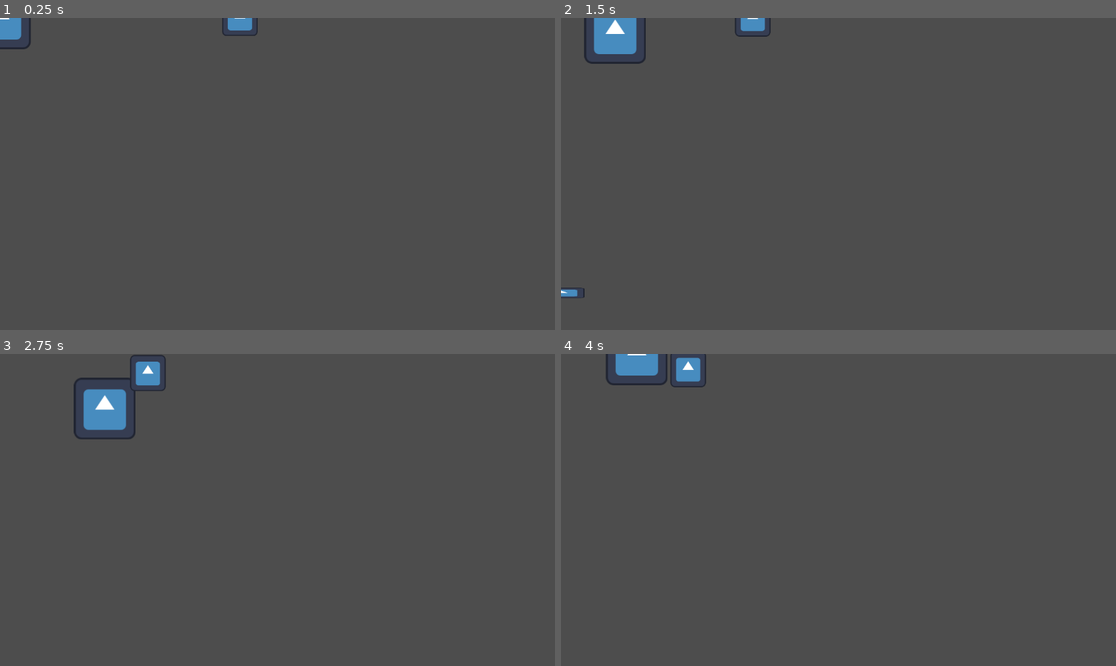
Above: before the commit, frames 1-4 (two rows, left to right).
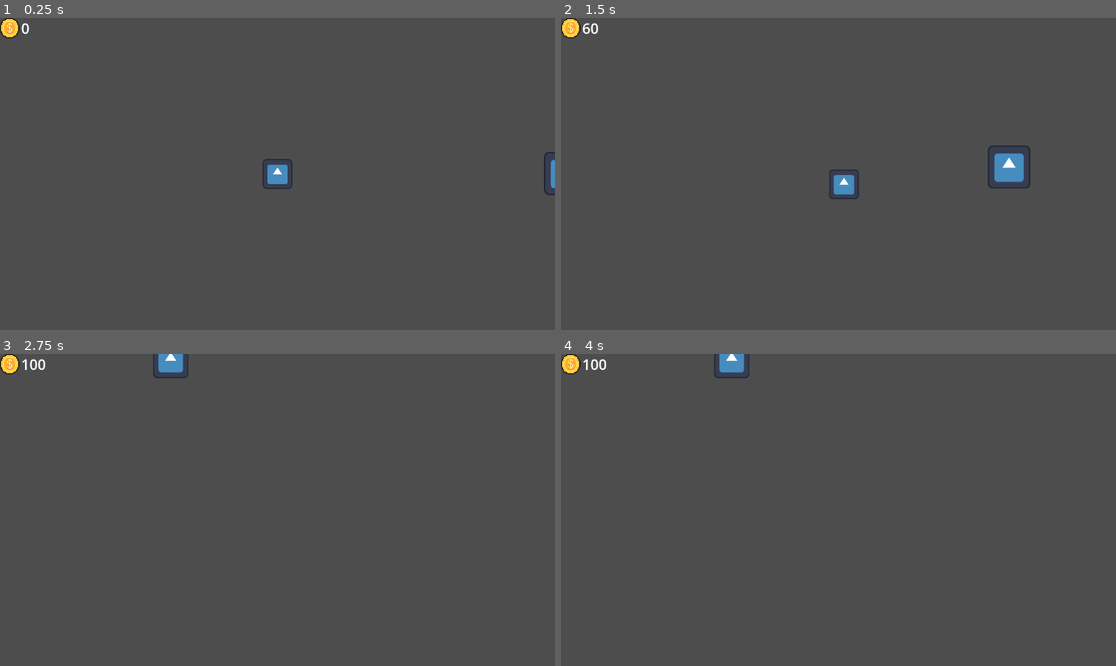
Above: after the commit, the same moments.

Repository: Diviyan20/GGJ
Game: Godot game, scene res://Scene/test_scene.tscn
Two runs of this game, one before a commit and one after it. Both use one fixed random seed, a clock stepped at 60 frames per second and the inputs below. The engine's default icon, where the game draws it, is replaced by a stand-in: a white triangle on a blue panel in a dark square.
Inputs:
- Up to frame 1 (0.25 s): no input
- Up to frame 2 (1.5 s): tap Enter (ui_accept) at 0.5, 0.77, 0.8, 1.07, 1.35 s; hold Right (ui_right) 0.53-1.28 s; hold Space (Attack) 0.53-1.28 s; hold Down (ui_down) from 1.28 s (still down)
- Up to frame 3 (2.75 s): tap Enter (ui_accept) at 1.52, 1.82, 2.3 s; tap Space (Attack) at 1.55 s; release Down (ui_down) at 2.03 s; hold Right (ui_right) from 2.03 s (still down); hold Space (Attack) from 2.03 s (still down)
- Up to frame 4 (4 s): release Right (ui_right) at 2.78 s; release Space (Attack) at 2.78 s; hold Up (ui_up) 2.78-3.53 s; tap Space (Attack) at 2.85 s; tap Enter (ui_accept) at 3.02, 3.32 s; hold Left (ui_left) from 3.53 s (still down); hold Enter (ui_accept) from 3.53 s (still down)

The runs differ from the first frame. In frame 1, 1.0% of the frame differs, in the area x 0-100%, y 0-57%; in frame 2, 2.6%, in the area x 0-85%, y 0-90%; in frame 3, 2.3%; in frame 4, 1.7%.

Commit message:
Player Money UI & Camera Setup

Diff:
--- a/Isaac_Project/Data/Masks/Native/spear.tscn
+++ b/Isaac_Project/Data/Masks/Native/spear.tscn
@@ -1,6 +1,6 @@
 [gd_scene format=3 uid="uid://bmgqtdlahgdgj"]
 
-[ext_resource type="Script" uid="uid://dre3cmj1p0o7p" path="res://spear.gd" id="1_gsh2n"]
+[ext_resource type="Script" uid="uid://dre3cmj1p0o7p" path="res://Player/spear.gd" id="1_gsh2n"]
 [ext_resource type="Texture2D" uid="uid://bt3d14fa56vkj" path="res://icon.svg" id="2_p7phm"]
 
 [sub_resource type="RectangleShape2D" id="RectangleShape2D_gsh2n"]
--- a/Isaac_Project/Player/enemy.tscn
+++ b/Isaac_Project/Player/enemy.tscn
@@ -1,6 +1,6 @@
 [gd_scene format=3 uid="uid://4aflmlsyibuj"]
 
-[ext_resource type="Script" uid="uid://gs6vw6qp8qrr" path="res://enemy.gd" id="1_2t044"]
+[ext_resource type="Script" uid="uid://gs6vw6qp8qrr" path="res://Player/enemy.gd" id="1_2t044"]
 [ext_resource type="Texture2D" uid="uid://bt3d14fa56vkj" path="res://icon.svg" id="2_mrd3w"]
 
 [sub_resource type="RectangleShape2D" id="RectangleShape2D_2t044"]
--- a/Isaac_Project/Player/player.gd
+++ b/Isaac_Project/Player/player.gd
@@ -5,17 +5,27 @@
 @export var aoe_radius := 96
 @export var move_speed := 100.0
 @export var max_hp := 100
-
+@export var starting_money := 0
+var money := 0
 var hp := max_hp
 var can_attack := true
 var current_mask: MaskData = null
 var aim_dir: Vector2 = Vector2.DOWN
 
+@onready var hud = get_tree().get_first_node_in_group("hud")
+
 func _ready():
+	money = starting_money
+	update_money_ui()
 	hp = max_hp
 	if starting_mask:
 		equip_mask(starting_mask)
 	update_hp_bar()
+
+func update_money_ui():
+	if hud:
+		hud.set_money(money)
+
 
 func equip_mask(mask: MaskData):
 	current_mask = mask
@@ -49,12 +59,20 @@
 	hp = max(hp, 0)
 	update_hp_bar()
 
+	if hp <= 0:
+		die()
+
+func die():
+	print("Player died")
+	queue_free()
+
 func heal(amount: int):
 	hp = min(hp + amount, max_hp)
 	update_hp_bar()
 
 func update_hp_bar():
-	$HPBar.value = float(hp) / float(max_hp) * 100
+	var percent := float(hp) / float(max_hp) * 100.0
+	$HPBarRoot/HPBar.value = percent
 
 
 func update_aim_direction():
@@ -69,6 +87,15 @@
 func _input(event):
 	if event.is_action_pressed("Attack"):
 		perform_attack()
+
+	if event.is_action_pressed("ui_accept"):
+		take_damage(10)
+
+	if event.is_action_pressed("ui_accept"):
+		add_money(10)
+
+	if event.is_action_pressed("ui_cancel"):
+		spend_money(5)
 
 func perform_attack():
 	if not can_attack or current_mask == null:
@@ -118,3 +145,18 @@
 		var body = result.collider
 		if body.has_method("take_damage"):
 			body.take_damage(current_mask.attack_damage, current_mask.mask_name)
+
+func add_money(amount: int):
+	money += amount
+	update_money_ui()
+
+func can_afford(amount: int) -> bool:
+	return money >= amount
+
+func spend_money(amount: int) -> bool:
+	if not can_afford(amount):
+		return false
+
+	money -= amount
+	update_money_ui()
+	return true
--- a/Isaac_Project/Player/player.tscn
+++ b/Isaac_Project/Player/player.tscn
@@ -16,10 +16,12 @@
 move_speed = 150.0
 
 [node name="Sprite2D" type="Sprite2D" parent="." unique_id=960359477]
+scale = Vector2(0.4, 0.4)
 texture = ExtResource("2_btcbx")
 
 [node name="CollisionShape2D" type="CollisionShape2D" parent="." unique_id=800362068]
 position = Vector2(0.5, 0)
+scale = Vector2(0.4, 0.4)
 shape = SubResource("RectangleShape2D_4ntmi")
 
 [node name="AttackArea" type="Area2D" parent="." unique_id=1887239872]
@@ -27,6 +29,21 @@
 [node name="CollisionShape2D" type="CollisionShape2D" parent="AttackArea" unique_id=2050550397]
 shape = SubResource("CircleShape2D_btcbx")
 
-[node name="HPBar" type="TextureProgressBar" parent="." unique_id=1400192004]
-offset_right = 40.0
-offset_bottom = 40.0
+[node name="HPBarRoot" type="Node2D" parent="." unique_id=1750352440]
+z_index = 10
+position = Vector2(-75, -100)
+
+[node name="HPBar" type="TextureProgressBar" parent="HPBarRoot" unique_id=1212926991]
+z_index = 10
+offset_left = 472.0
+offset_top = 31.0
+offset_right = 622.0
+offset_bottom = 51.0
+value = 100.0
+tint_progress = Color(0, 1, 0.5137255, 1)
+
+[node name="AnimationPlayer" type="AnimationPlayer" parent="." unique_id=1411724628]
+
+[node name="Camera2D" type="Camera2D" parent="." unique_id=1088140997]
+zoom = Vector2(1.2, 1.2)
+position_smoothing_enabled = true
--- a/Isaac_Project/Scene/test_scene.tscn
+++ b/Isaac_Project/Scene/test_scene.tscn
@@ -4,6 +4,7 @@
 [ext_resource type="Resource" uid="uid://d1fu15gvdvrq8" path="res://Data/Masks/Native/NativeMask.tres" id="2_w5jy8"]
 [ext_resource type="PackedScene" uid="uid://bmgqtdlahgdgj" path="res://Data/Masks/Native/spear.tscn" id="2_wqv7g"]
 [ext_resource type="PackedScene" uid="uid://4aflmlsyibuj" path="res://Player/enemy.tscn" id="4_huixf"]
+[ext_resource type="PackedScene" uid="uid://dumuukb74f7pi" path="res://UI/HUD.tscn" id="5_xdm7g"]
 
 [node name="TestScene" type="Node2D" unique_id=655981568]
 
@@ -18,3 +19,5 @@
 position = Vector2(518, 0)
 attacker = NodePath("../Player")
 target = NodePath("../Player")
+
+[node name="HUD" parent="." unique_id=1642666173 instance=ExtResource("5_xdm7g")]
--- /dev/null
+++ b/Isaac_Project/UI/HUD.tscn
@@ -0,0 +1,22 @@
+[gd_scene format=3 uid="uid://dumuukb74f7pi"]
+
+[ext_resource type="Script" uid="uid://2sdyir05bje7" path="res://UI/hud.gd" id="1_ijstf"]
+[ext_resource type="Texture2D" uid="uid://da0fxodvc6w8t" path="res://Image/Coins.png" id="2_4n7mi"]
+
+[node name="HUD" type="CanvasLayer" unique_id=1642666173 groups=["hud"]]
+script = ExtResource("1_ijstf")
+
+[node name="MoneyContainer" type="HBoxContainer" parent="." unique_id=1972613558]
+offset_right = 40.0
+offset_bottom = 40.0
+
+[node name="MoneyIcon" type="TextureRect" parent="MoneyContainer" unique_id=919611146]
+custom_minimum_size = Vector2(40, 0)
+layout_mode = 2
+texture = ExtResource("2_4n7mi")
+expand_mode = 1
+
+[node name="MoneyLabel" type="Label" parent="MoneyContainer" unique_id=1759955967]
+layout_mode = 2
+theme_override_font_sizes/font_size = 30
+text = "0"
--- /dev/null
+++ b/Isaac_Project/UI/hud.gd
@@ -0,0 +1,4 @@
+extends CanvasLayer
+
+func set_money(value: int):
+	$MoneyContainer/MoneyLabel.text = str(value)
Binary file added: Isaac_Project/Image/Coins.png
Not shown, added: Isaac_Project/Image/Coins.png.import
Binary file added: Isaac_Project/Image/Native.png
Not shown, added: Isaac_Project/Image/Native.png.import
Binary file added: Isaac_Project/Image/Wolf.png
Not shown, added: Isaac_Project/Image/Wolf.png.import
Renamed: Isaac_Project/enemy.gd -> Isaac_Project/Player/enemy.gd
Renamed: Isaac_Project/enemy.gd.uid -> Isaac_Project/Player/enemy.gd.uid
Renamed: Isaac_Project/spear.gd -> Isaac_Project/Player/spear.gd
Renamed: Isaac_Project/spear.gd.uid -> Isaac_Project/Player/spear.gd.uid
Not shown, added: Isaac_Project/UI/hud.gd.uid
